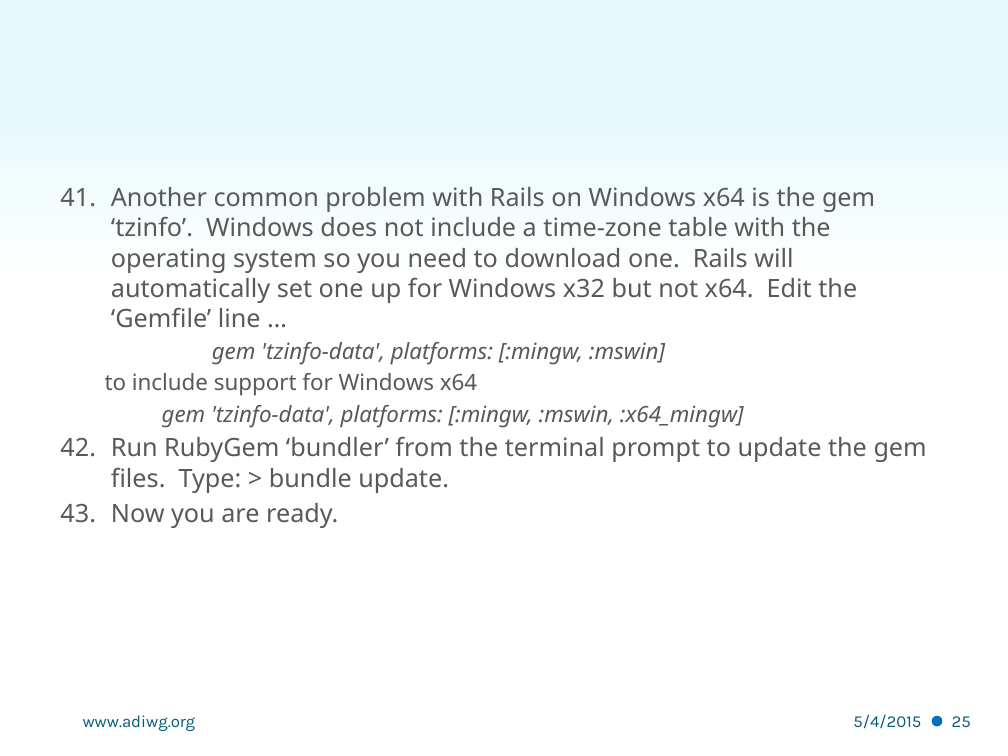
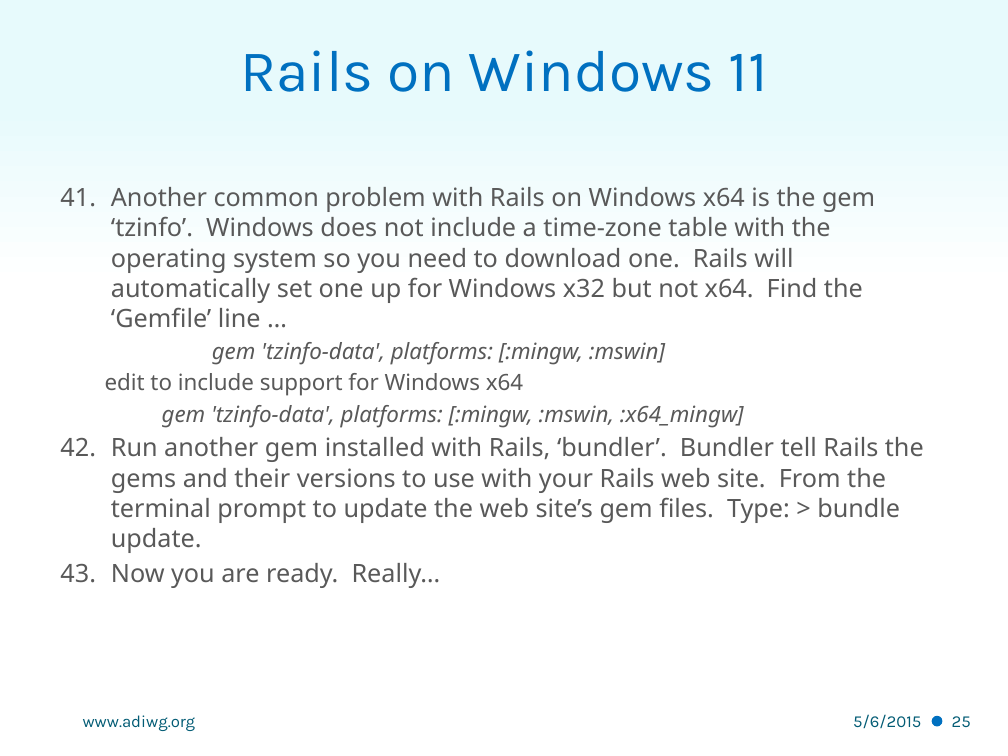
Before and after one commit to adiwg/mdWorkshop, a slide deck: slide 25 of S3 - Windows Installation.pptx. Drawn at 1008x756 pixels with LibreOffice and Linux fonts; fonts in the diff are those of the drawing; background and template pictures are left out. Boxes give left, top, right and bottom in pixels: in the first picture for what was removed or moved away, otherwise in the second. Text is boxed around its words. In the diff, an @@ line names an element or a change of style, - is before the commit and + after.

```diff
--- a/S3 - Windows Installation.pptx
+++ b/S3 - Windows Installation.pptx
@@ title added at box(240, 50, 768, 92), 42 pt, text #0070C0 @@
+Rails on Windows 11
@@ text at box(111, 187, 875, 327): text changed @@
-41. Another common problem with Rails on Windows x64 is the gem ‘tzinfo’. Windows does not include a time-zone table with the operating system so you need to download one. Rails will automatically set one up for Windows x32 but not x64. Edit the ‘Gemfile’ line …
+41. Another common problem with Rails on Windows x64 is the gem ‘tzinfo’. Windows does not include a time-zone table with the operating system so you need to download one. Rails will automatically set one up for Windows x32 but not x64. Find the ‘Gemfile’ line …
@@ text at box(105, 373, 523, 396): text changed @@
-  to include support for Windows x64
+  edit to include support for Windows x64
@@ text at box(111, 437, 924, 588): text changed @@
-42. Run RubyGem ‘bundler’ from the terminal prompt to update the gem files. Type: > bundle update.
-43. Now you are ready.
+42. Run another gem installed with Rails, ‘bundler’. Bundler tell Rails the gems and their versions to use with your Rails web site. From the terminal prompt to update the web site’s gem files. Type: > bundle update.
+43. Now you are ready. Really…
@@ text at box(853, 714, 921, 729): text changed @@
-5/4/2015
+5/6/2015
```
Also in this commit, not shown: 24 other slides changed, 3 other files.
